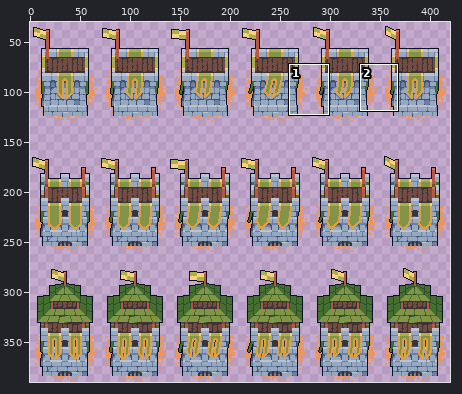
Two states of a sprite sheet, images/towers/archer_tower.png. Above, an overview of the earlier version with the close-up marked.
Close-up. Before the edit:
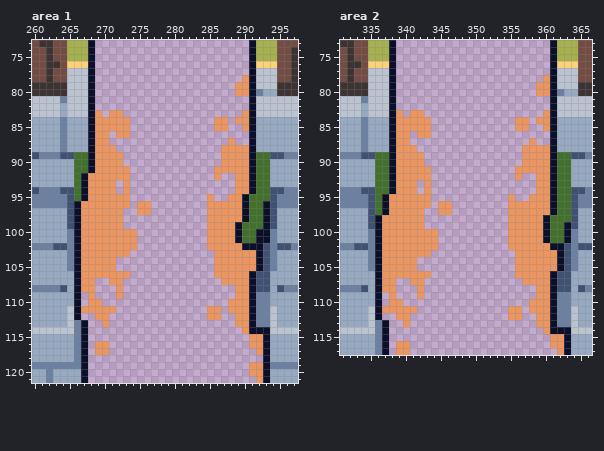
The file is 420x390 pixels. Shown: area 1: x 260..297, y 73..121; area 2: x 331..366, y 73..117. The wide view leaves out empty margins. The commit also changed other parts of the picture, which this record leaves out.
The result:
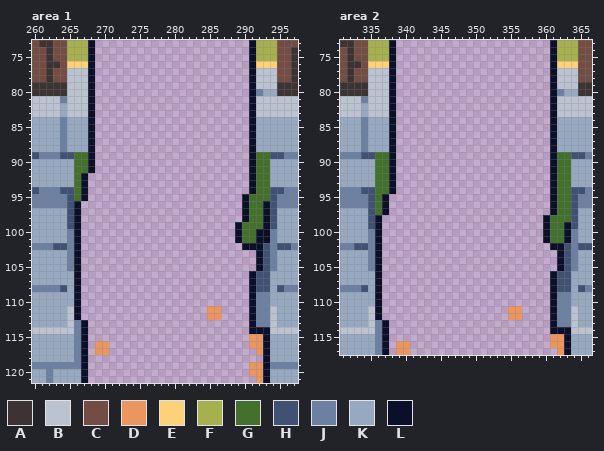
Palette (. is transparent): A #3d3333  B #bbc3d0  C #734c44  D #eb9661  E #fdd179  F #a6b04f  G #44702d  H #405273  J #6c81a1  K #96a9c1  L #0c0f2a
Diff:
Changed rows in their new state; - is an unchanged pixel.
Area 1:
first column x 267:
 78 -----------------------.-
 79 ----------------------..-
 80 ----------------------..-
 83 --.-..-----------------.-
 84 --.....------------..-..-
 85 --.....------------..--.-
 86 --..-..------------------
 87 --..-----------------.---
 88 --...---------------....-
 89 --....--------------....-
 90 --....--------------....-
 91 --.....------------.....-
 92 -......------------.--..-
 93 -....-.---------------..-
 94 -....-.---------------..-
 95 -......-----------.--..--
 96 .......-..--------.....--
 97 ......--..--------.....--
 98 ......------------.....--
 99 ......------------....---
100 ........----------....---
101 ........----------....---
102 ........----------.....--
103 .......------------......
104 .....--------------......
105 .....--------------......
106 .......------------.....-
107 ..--..--------------....-
108 ..---.----------------..-
109 -.---.----------------..-
110 -..------------------...-
111 .....----------------...-
112 --..------------------..-
113 ---.------------------..-
114 -----------------------.-
Area 2:
first column x 337:
 78 -----------------------.-
 79 ----------------------..-
 80 ----------------------..-
 83 --.-..-----------------.-
 84 --.....------------..-..-
 85 --.....------------..--.-
 86 --..-..------------------
 87 --..-----------------.---
 88 --...---------------....-
 89 --....--------------....-
 90 --....--------------....-
 91 --.....------------.....-
 92 --.....------------.--..-
 93 --...-.---------------..-
 94 --...-.---------------..-
 95 -......-----------.--...-
 96 -......-..--------......-
 97 -.....--..--------......-
 98 ......------------.....--
 99 ......------------.....--
100 ........----------.....--
101 ........----------.....--
102 ........----------......-
103 .......------------......
104 .....--------------......
105 .....--------------......
106 .......------------.....-
107 ..--..--------------....-
108 ..---.----------------..-
109 -.---.----------------..-
110 -..------------------...-
111 .....----------------...-
112 --..------------------..-
113 ---.------------------..-
114 -----------------------.-
Pixel boxes of the changes (left, top, right, bottom) in both close-ups:
erased: (207, 75, 256, 334)
erased: (81, 110, 151, 327)
erased: (508, 75, 557, 334)
erased: (382, 110, 452, 327)
